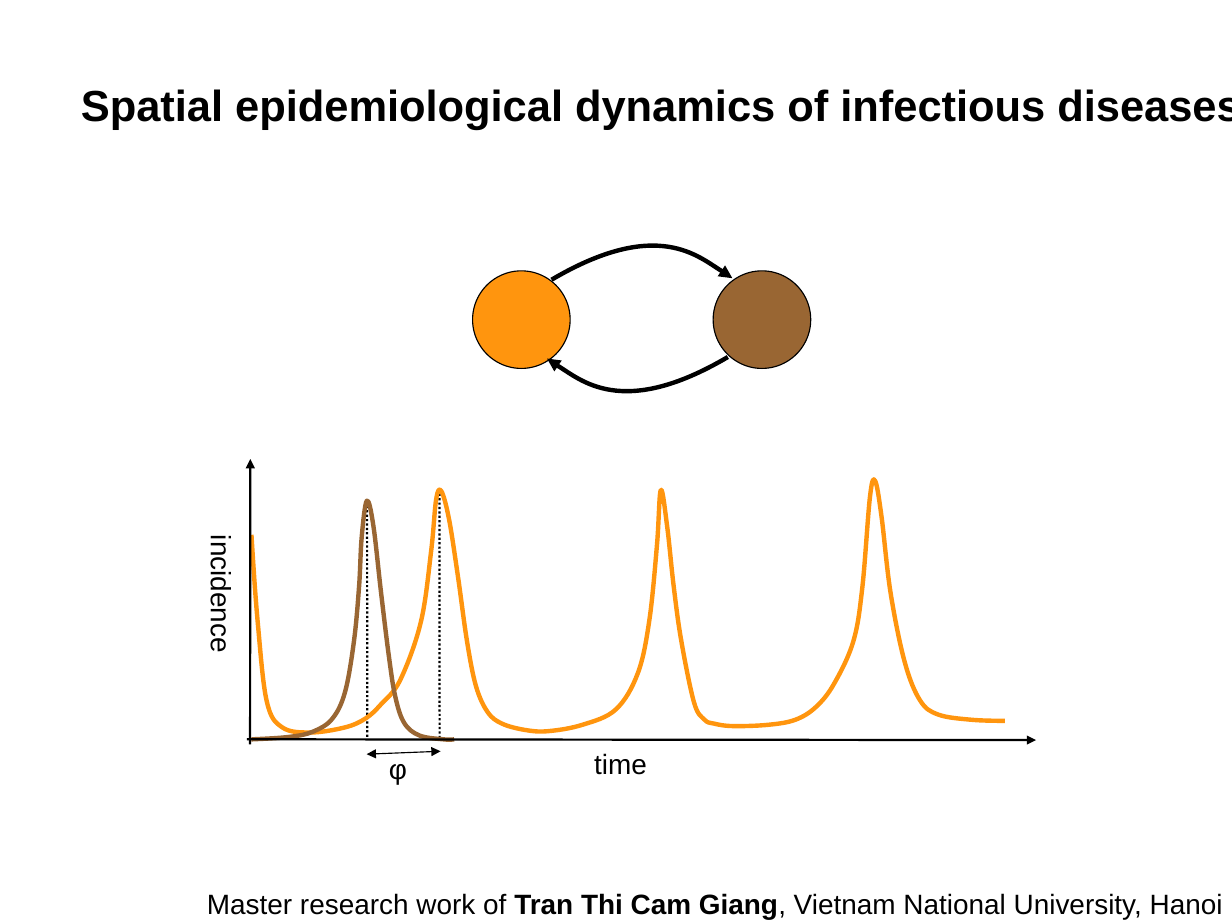
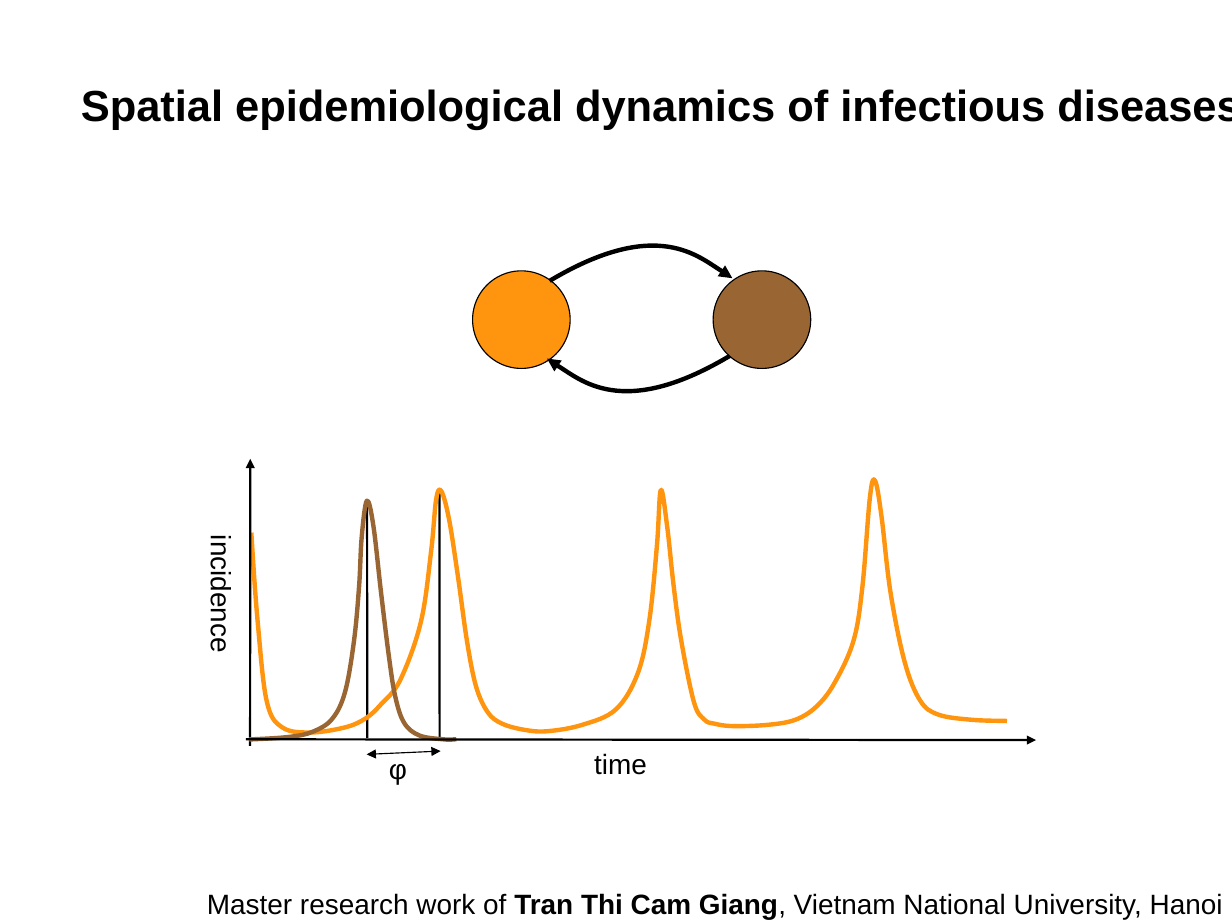
Before and after one commit to ttcgiang/THESE_GitHub, a slide deck: slide 29 of vaccination/CODE/Pr.Yann/maPres2_ppt.ppt. Drawn at 1232x924 pixels with LibreOffice and Linux fonts; fonts in the diff are those of the drawing. Boxes give left, top, right and bottom in pixels: in the first picture for what was removed or moved away, otherwise in the second. Text is boxed around its words. In the diff, an @@ line names an element or a change of style, - is before the commit and + after.

```diff
--- a/vaccination/CODE/Pr.Yann/maPres2_ppt.ppt
+++ b/vaccination/CODE/Pr.Yann/maPres2_ppt.ppt
@@ line (367, 502) - (368, 738): stroke #000000 1.42 pt dashed to #000000 1.42 pt @@
@@ line (439, 490) - (439, 738): stroke #000000 1.42 pt dashed to #000000 1.42 pt @@
```
Also in this commit, not shown: 13 other slides changed, 11 other files.
